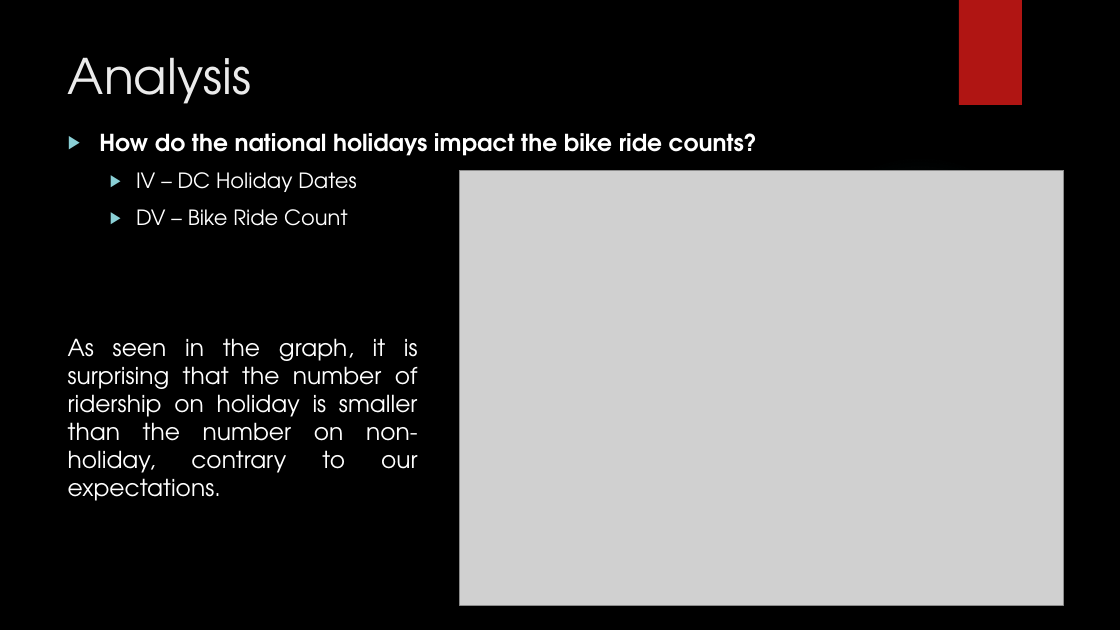
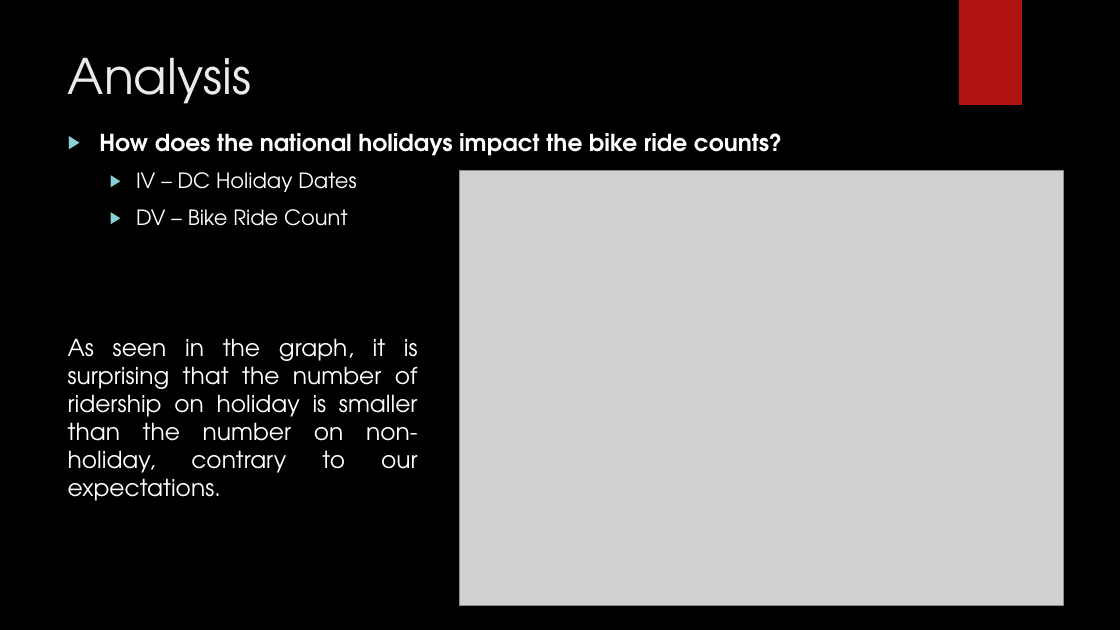
Before and after one commit to AniKarenina/INFM600_Fabulous, a slide deck: slide 14 of INFM600_0201_Fabulous_Presentation/INFM600_0201_Fabulous_Projet_Presentation.pptx (slide 15 before the commit). Drawn at 1120x630 pixels with LibreOffice and Linux fonts; fonts in the diff are those of the drawing; grey boxes stand for pictures; background and template pictures are left out. Boxes give left, top, right and bottom in pixels: in the first picture for what was removed or moved away, otherwise in the second. Text is boxed around its words. In the diff, an @@ line names an element or a change of style, - is before the commit and + after.

```diff
--- a/INFM600_0201_Fabulous_Presentation/INFM600_0201_Fabulous_Projet_Presentation.pptx
+++ b/INFM600_0201_Fabulous_Presentation/INFM600_0201_Fabulous_Projet_Presentation.pptx
@@ text at (x1=99, y1=133, x2=782, y2=156): text changed @@
-▶ How do the national holidays impact the bike ride counts?
+▶ How does the national holidays impact the bike ride counts?
```
Also in this commit, not shown: 4 other slides changed, 5 slides added, 1 slide removed.
